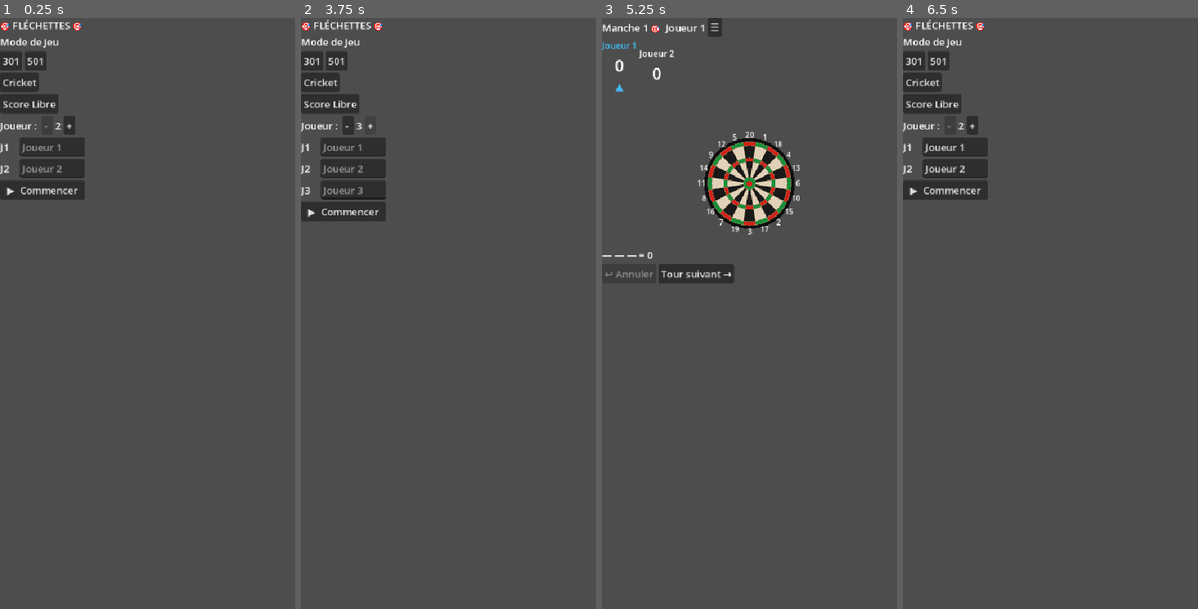
Above: before the commit, frames 1-4 (left to right).
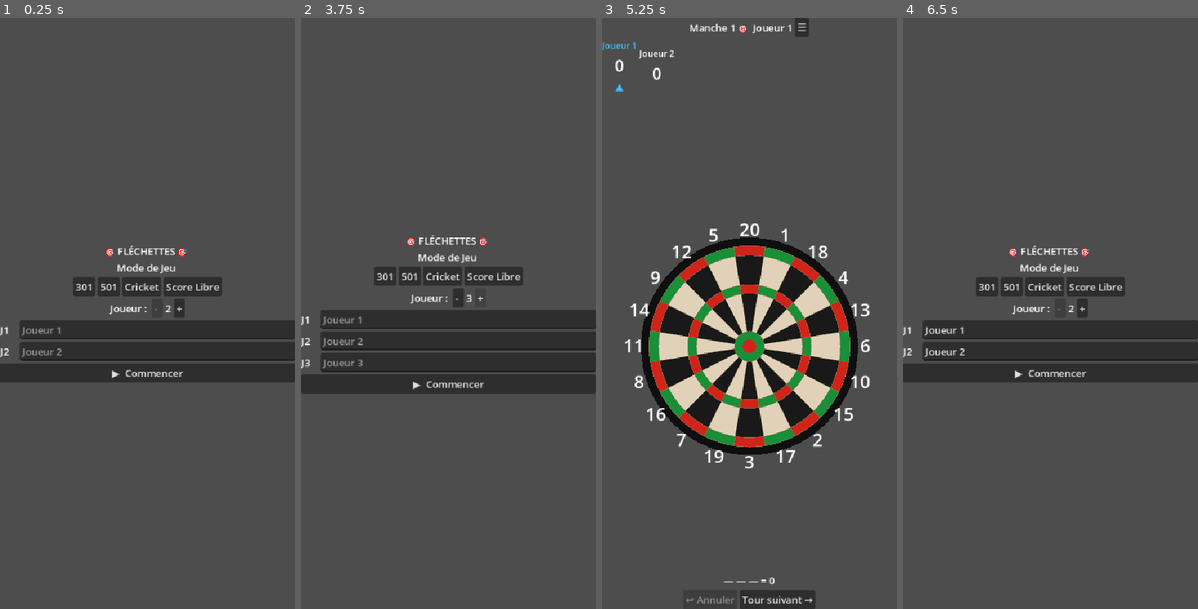
Above: after the commit, the same moments.

Repository: hugewilfried-hub/flechepointe
Game: Godot game, scene res://scenes/MainMenu.tscn
Two runs of this game, one before a commit and one after it. Both use one fixed random seed, a clock stepped at 60 frames per second and the inputs below.
Inputs:
- Up to frame 1 (0.25 s): no input
- Up to frame 2 (3.75 s): click "301" at 0.5 s; click "501" at 1.25 s; click "Cricket" at 2 s; click "Score Libre" at 2.75 s; click "+" at 3.5 s
- Up to frame 3 (5.25 s): click "-" at 4.25 s; click "▶ Commencer" at 5 s
- Up to frame 4 (6.5 s): click "☰" at 5.75 s

The runs differ from the first frame. In frame 1, 15% of the frame differs, in the area x 0-100%, y 0-62%; in frame 2, 19%; in frame 3, 28%, in the area x 0-91%, y 0-100%; in frame 4, 15%.

Commit message:
Harmonise le centrage des scenes et agrandit la cible
- MainMenu : le menu etait coince dans une boite de 40x40px en haut a
  gauche (ancrages manquants) ; passe en plein ecran, contenu centre.
- Game : cible agrandie (200x200 -> 380x380 min, extensible) pour
  faciliter la saisie des scores ; rangees (top bar, flechettes,
  boutons) centrees.
- ScorePanel : colonnes des joueurs centrees dans le panneau.

Co-Authored-By: Claude Sonnet 5 <noreply@anthropic.com>

Diff:
--- a/components/ScorePanel.tscn
+++ b/components/ScorePanel.tscn
@@ -6,6 +6,7 @@
 
 [node name="HBoxContainer" type="HBoxContainer" parent="." unique_id=321049213]
 layout_mode = 2
+alignment = 1
 script = ExtResource("1_7g5jr")
 
 [node name="Node2D" type="Node2D" parent="." unique_id=756354088]
--- a/scenes/Game.tscn
+++ b/scenes/Game.tscn
@@ -23,6 +23,7 @@
 
 [node name="top_bar" type="HFlowContainer" parent="VBoxContainer" unique_id=364492559]
 layout_mode = 2
+alignment = 1
 
 [node name="lbl_round" type="Label" parent="VBoxContainer/top_bar" unique_id=833425799]
 layout_mode = 2
@@ -39,14 +40,16 @@
 layout_mode = 2
 
 [node name="dartboard" parent="VBoxContainer" unique_id=1513149278 instance=ExtResource("3_s0nni")]
-custom_minimum_size = Vector2(200, 200)
+custom_minimum_size = Vector2(380, 380)
 layout_mode = 2
+size_flags_vertical = 3
 
 [node name="throw_panel" type="VBoxContainer" parent="VBoxContainer" unique_id=570597172]
 layout_mode = 2
 
 [node name="dart_row" type="HFlowContainer" parent="VBoxContainer/throw_panel" unique_id=193143032]
 layout_mode = 2
+alignment = 1
 
 [node name="dart1" type="Label" parent="VBoxContainer/throw_panel/dart_row" unique_id=727838989]
 layout_mode = 2
@@ -68,6 +71,7 @@
 
 [node name="HFlowContainer" type="HFlowContainer" parent="VBoxContainer/throw_panel" unique_id=1910693108]
 layout_mode = 2
+alignment = 1
 
 [node name="btn_undo" type="Button" parent="VBoxContainer/throw_panel/HFlowContainer" unique_id=649354714]
 layout_mode = 2
--- a/scenes/MainMenu.gd
+++ b/scenes/MainMenu.gd
@@ -82,6 +82,7 @@
 	# Créer un LineEdit par joueur
 	for i in _player_count:
 		var row := HBoxContainer.new()
+		row.alignment = BoxContainer.ALIGNMENT_CENTER
 
 		var lbl := Label.new()
 		lbl.text             = "J%d" % (i + 1)
--- a/scenes/MainMenu.tscn
+++ b/scenes/MainMenu.tscn
@@ -4,24 +4,35 @@
 
 [node name="MainMenu" type="Control"]
 layout_mode = 3
-anchors_preset = 0
+anchors_preset = 15
+anchor_right = 1.0
+anchor_bottom = 1.0
+grow_horizontal = 2
+grow_vertical = 2
 script = ExtResource("1_yqorp")
 
 [node name="VBoxContainer" type="VBoxContainer" parent="."]
-layout_mode = 0
-offset_right = 40.0
-offset_bottom = 40.0
+layout_mode = 1
+anchors_preset = 15
+anchor_right = 1.0
+anchor_bottom = 1.0
+grow_horizontal = 2
+grow_vertical = 2
+alignment = 1
 
 [node name="titre" type="Label" parent="VBoxContainer"]
 layout_mode = 2
+horizontal_alignment = 1
 text = "🎯 FLÉCHETTES 🎯 "
 
 [node name="label mode de jeu" type="Label" parent="VBoxContainer"]
 layout_mode = 2
+horizontal_alignment = 1
 text = "Mode de Jeu "
 
 [node name="mode_box" type="HFlowContainer" parent="VBoxContainer"]
 layout_mode = 2
+alignment = 1
 
 [node name="btn_301" type="Button" parent="VBoxContainer/mode_box"]
 layout_mode = 2
@@ -41,6 +52,7 @@
 
 [node name="joueur_row" type="HFlowContainer" parent="VBoxContainer"]
 layout_mode = 2
+alignment = 1
 
 [node name="Label" type="Label" parent="VBoxContainer/joueur_row"]
 layout_mode = 2
